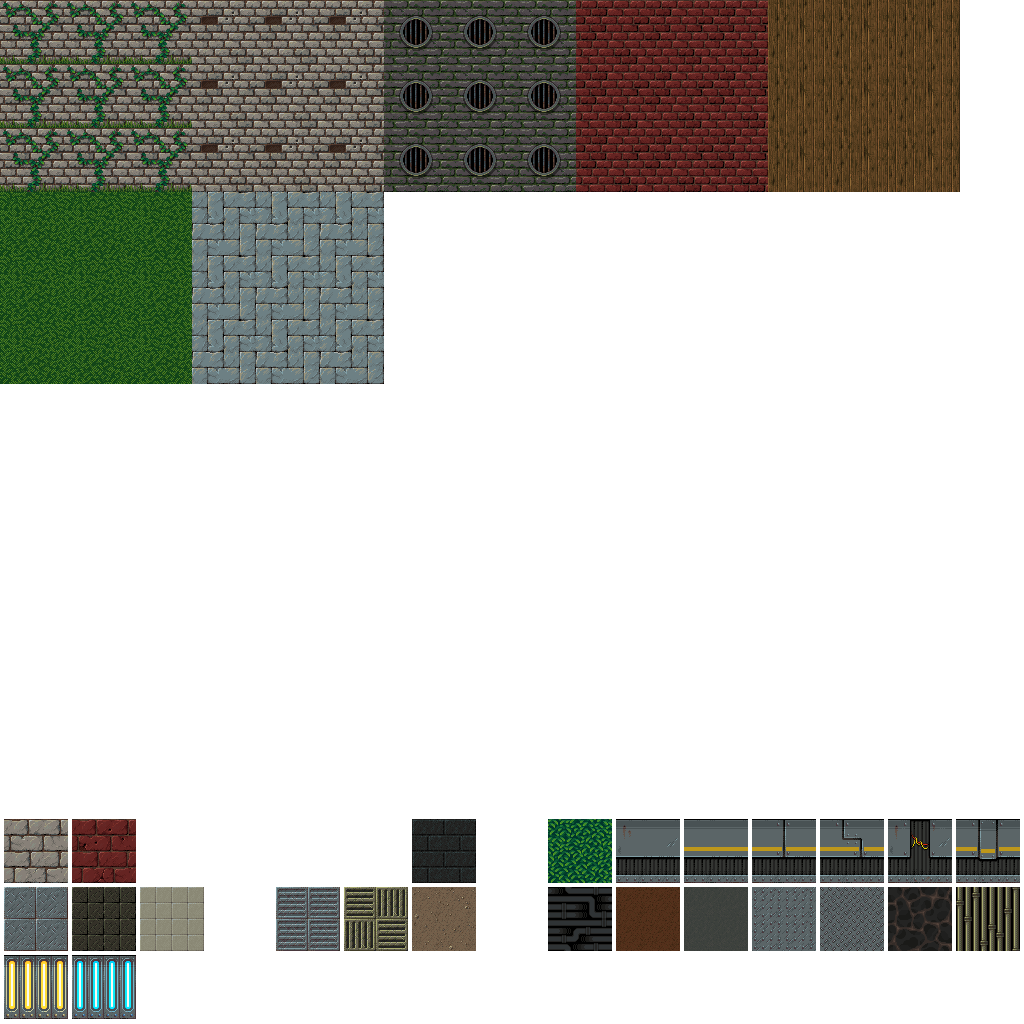
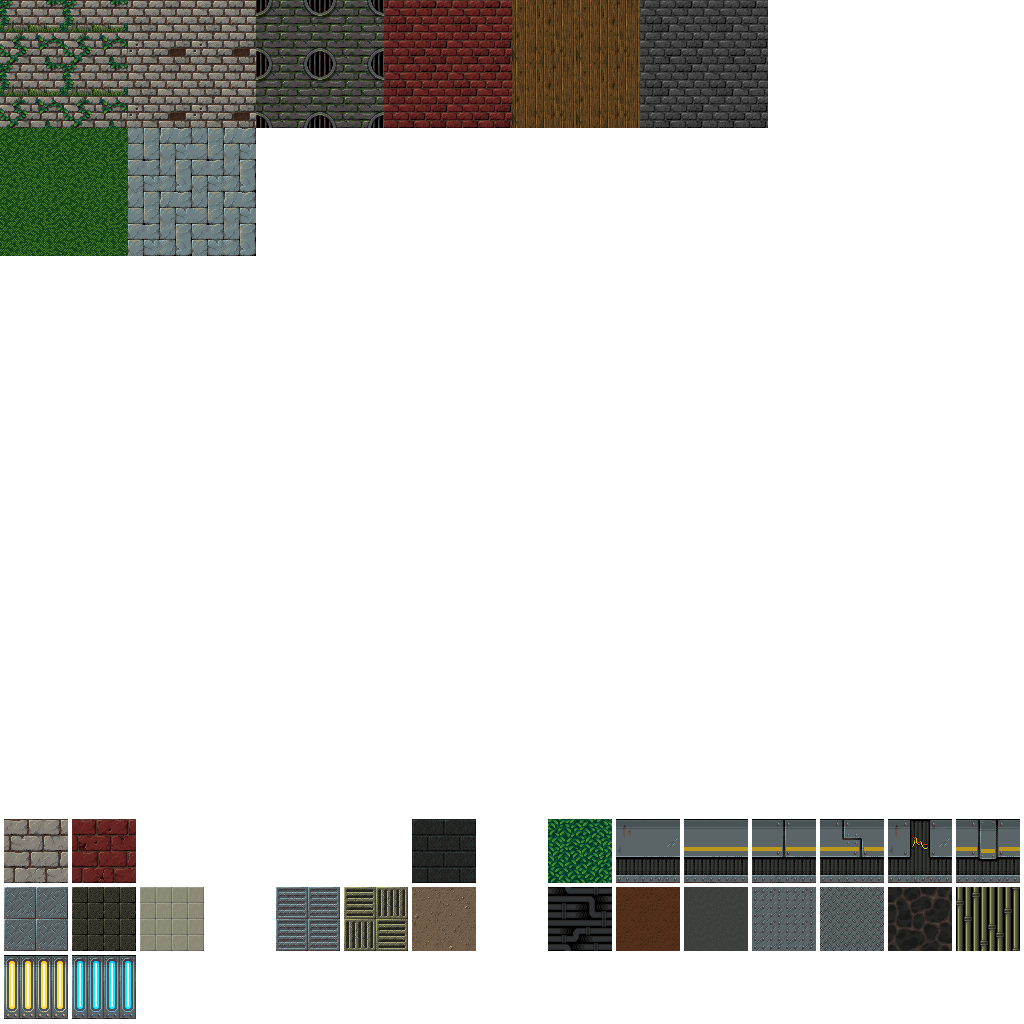
Comparing the layer stacks of the two 1024 × 1024 images. Changes:
painted on "WOOD_1C.PNG Merged" over bbox(454, 0, 960, 192)
painted on "TILE_2C.PNG Merged" over bbox(95, 106, 447, 384)
painted on "GRASS_1A.PNG Merged" over bbox(0, 80, 221, 384)
painted on "BRICK_6D.PNG Merged" over bbox(252, 0, 604, 222)
added layer "BRICK_4A.PNG Merged" (1st of 2) above "BRICK_4A.PNG Merged" over bbox(595, 0, 787, 172)
painted on "BRICK_4A.PNG Merged" (2nd of 2) over bbox(339, 0, 819, 204)
painted on "BRICK_3D.PNG Merged" over bbox(0, 0, 229, 219)
painted on "BRICK_3B.PNG Merged" over bbox(105, 0, 393, 210)
